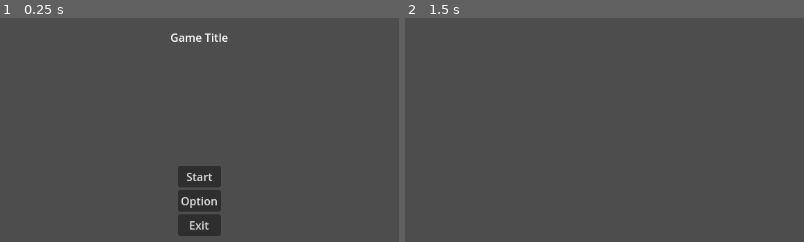
Above: before the commit, frames 1-2 (left to right).
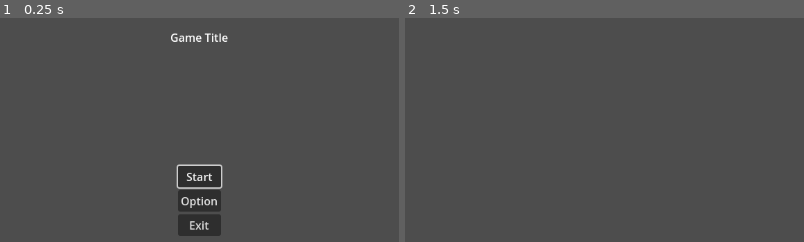
Above: after the commit, the same moments.

Repository: FrancisTR/Godot-Purified
Game: Godot game, scene res://MainMenu.tscn
The game is run twice, just before and just after one commit, with the same random seed, the same clock (stepped at 60 frames per second) and the same inputs.
Inputs:
- Up to frame 1 (0.25 s): no input
- Up to frame 2 (1.5 s): click "Start" at 0.5 s; tap Enter at 1.25 s
The pictures show only the part of the screen within x 25-75%, y 9-59%; the shares and areas given below are measured in that part.

The runs differ from the first frame. In frame 1, 0.3% of the frame differs, in the area x 44-56%, y 65-77%; in frame 2, nothing differs.

Commit message:
Native keyboard support is now way better

Diff:
--- a/GodotGame/MainMenu.gd
+++ b/GodotGame/MainMenu.gd
@@ -3,7 +3,7 @@
 
 # Called when the node enters the scene tree for the first time.
 func _ready():
-	pass # Replace with function body.
+	$VBoxContainer/StartButton.grab_focus()
 
 
 # Called every frame. 'delta' is the elapsed time since the previous frame.
--- a/GodotGame/MainMenu.tscn
+++ b/GodotGame/MainMenu.tscn
@@ -27,6 +27,7 @@
 
 [node name="StartButton" type="Button" parent="VBoxContainer"]
 layout_mode = 2
+focus_neighbor_top = NodePath("../ExitButton")
 text = "Start"
 
 [node name="OptionButton" type="Button" parent="VBoxContainer"]
@@ -35,6 +36,7 @@
 
 [node name="ExitButton" type="Button" parent="VBoxContainer"]
 layout_mode = 2
+focus_neighbor_bottom = NodePath("../StartButton")
 text = "Exit"
 
 [node name="TitleLabel" type="Label" parent="."]
